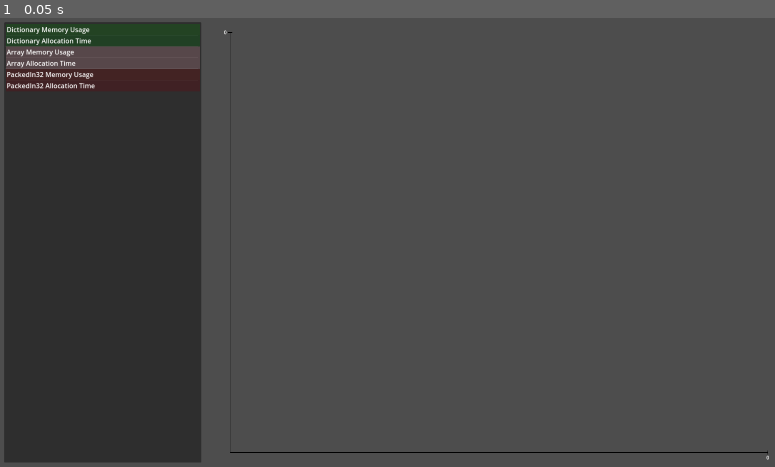
Above: before the commit, frame 1.
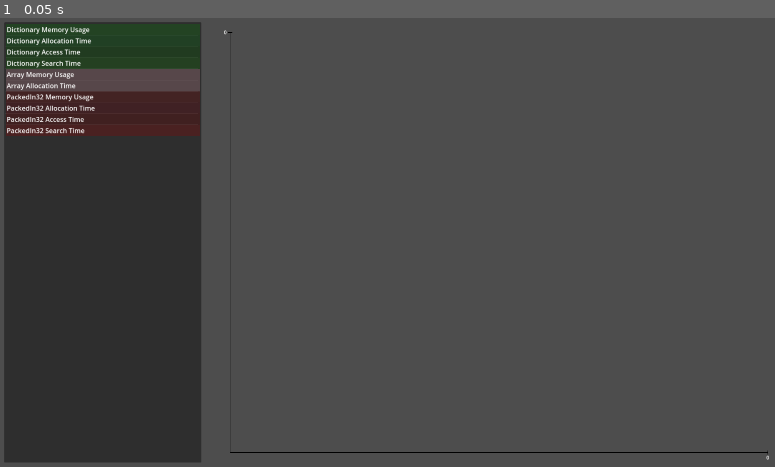
Above: after the commit, the same moment.

Repository: Viele/godot_benchmark
Game: Godot game, scene res://startup.tscn
Two runs of this game, one before a commit and one after it. Both use one fixed random seed, a clock stepped at 60 frames per second and the inputs below.
Inputs:
- Up to frame 1 (0.05 s): no input

The runs differ from the first frame. In frame 1, 3.5% of the frame differs, in the area x 0-26%, y 6-27%.

Commit message:
more benchmarks

Diff:
--- a/benchmarks/dictionary_benchmark.gd
+++ b/benchmarks/dictionary_benchmark.gd
@@ -4,35 +4,58 @@
 const _BASE_COLOR = Color(0.2, 0.8, 0.2)
 
 static func run() -> Array[BenchmarkResult]:
-    var results: Array[BenchmarkResult] = []
+	var results: Array[BenchmarkResult] = []
 
-    var memory_result := BenchmarkResult.new()
-    memory_result.name = "Dictionary Memory Usage"
-    results.append(memory_result)
-    memory_result.y_unit = BenchmarkResult.UnitType.MEMORY
-    memory_result.color = _BASE_COLOR * 0.9
+	var memory_result := BenchmarkResult.new()
+	memory_result.name = "Dictionary Memory Usage"
+	results.append(memory_result)
+	memory_result.y_unit = BenchmarkResult.UnitType.MEMORY
+	memory_result.color = _BASE_COLOR * 0.9
 
-    var time_result := BenchmarkResult.new()
-    time_result.name = "Dictionary Allocation Time"
-    results.append(time_result)
-    memory_result.y_unit = BenchmarkResult.UnitType.TIME
-    time_result.color = _BASE_COLOR * Color(0.8, 0.8, 1)
+	var time_result := BenchmarkResult.new()
+	time_result.name = "Dictionary Allocation Time"
+	results.append(time_result)
+	memory_result.y_unit = BenchmarkResult.UnitType.TIME
+	time_result.color = _BASE_COLOR * Color(0.8, 0.8, 1)
 
-    var size = 1
-    while size < BenchmarkConstants.MAX_ITERABLE_LENGTH:
-        var memory_start := int(Performance.get_monitor(Performance.MEMORY_STATIC))
-        var time_start := Time.get_ticks_usec()
+	var access_time_result := BenchmarkResult.new()
+	access_time_result.name = "Dictionary Access Time"
+	results.append(access_time_result)
+	memory_result.y_unit = BenchmarkResult.UnitType.TIME
+	access_time_result.color = _BASE_COLOR * Color(0.8, 0.7, 0.7)
 
-        var test_dict := Dictionary()
-        for i in range(size):
-            test_dict[i] = i
+	var search_time_result := BenchmarkResult.new()
+	search_time_result.name = "Dictionary Search Time"
+	results.append(search_time_result)
+	memory_result.y_unit = BenchmarkResult.UnitType.TIME
+	search_time_result.color = _BASE_COLOR * Color(1, 0.8, 0.8)
 
-        var time_after := Time.get_ticks_usec()
-        time_result.data.append(Vector2(size, time_after - time_start))
+	var size = 1
+	while size < BenchmarkConstants.MAX_ITERABLE_LENGTH:
+		var memory_start := int(Performance.get_monitor(Performance.MEMORY_STATIC))
+		var time_start := Time.get_ticks_usec()
 
-        var memory_bytes := int(Performance.get_monitor(Performance.MEMORY_STATIC)) - memory_start
-        memory_result.data.append(Vector2(size, memory_bytes))
+		var test_dict := Dictionary()
+		for i in range(size):
+			test_dict[i] = i
 
-        size *= 2
+		var time_after := Time.get_ticks_usec()
+		time_result.data.append(Vector2(size, time_after - time_start))
 
-    return results
+		var memory_bytes := int(Performance.get_monitor(Performance.MEMORY_STATIC)) - memory_start
+		memory_result.data.append(Vector2(size, memory_bytes))
+
+		var access_time_start := Time.get_ticks_usec()
+		for i in range(BenchmarkConstants.ACCESS_TIME_TEST_COUNT):
+			var _value = test_dict[size-1]
+		time_after = Time.get_ticks_usec()
+		access_time_result.data.append(Vector2(size, time_after - access_time_start))
+
+		var search_time_start := Time.get_ticks_usec()
+		test_dict.get(size-1)
+		time_after = Time.get_ticks_usec()
+		search_time_result.data.append(Vector2(size, time_after - search_time_start))
+
+		size *= 2
+
+	return results
--- a/benchmarks/packed32_benchmark.gd
+++ b/benchmarks/packed32_benchmark.gd
@@ -12,27 +12,50 @@
     memory_result.y_unit = BenchmarkResult.UnitType.MEMORY
     memory_result.color = _BASE_COLOR * 0.9
 
-    var time_result := BenchmarkResult.new()
-    time_result.name = "PackedIn32 Allocation Time"
-    results.append(time_result)
+    var create_time_result := BenchmarkResult.new()
+    create_time_result.name = "PackedIn32 Allocation Time"
+    results.append(create_time_result)
     memory_result.y_unit = BenchmarkResult.UnitType.TIME
-    time_result.color = _BASE_COLOR * Color(0.8, 0.8, 1)
+    create_time_result.color = _BASE_COLOR * Color(0.8, 0.8, 1)
+
+    var access_time_result := BenchmarkResult.new()
+    access_time_result.name = "PackedIn32 Access Time"
+    results.append(access_time_result)
+    memory_result.y_unit = BenchmarkResult.UnitType.TIME
+    access_time_result.color = _BASE_COLOR * Color(0.8, 0.7, 0.7)
+
+    var search_time_result := BenchmarkResult.new()
+    search_time_result.name = "PackedIn32 Search Time"
+    results.append(search_time_result)
+    memory_result.y_unit = BenchmarkResult.UnitType.TIME
+    search_time_result.color = _BASE_COLOR * Color(1, 0.8, 0.8)
 
     var size = 1
     while size < BenchmarkConstants.MAX_ITERABLE_LENGTH:
         var memory_start := int(Performance.get_monitor(Performance.MEMORY_STATIC))
-        var time_start := Time.get_ticks_usec()
+        var create_time_start := Time.get_ticks_usec()
 
         var test_array := PackedInt32Array()
         for i in range(size):
             test_array.append(i)
 
         var time_after := Time.get_ticks_usec()
-        time_result.data.append(Vector2(size, time_after - time_start))
+        create_time_result.data.append(Vector2(size, time_after - create_time_start))
 
         var memory_bytes := int(Performance.get_monitor(Performance.MEMORY_STATIC)) - memory_start
         memory_result.data.append(Vector2(size, memory_bytes))
 
+        var access_time_start := Time.get_ticks_usec()
+        for i in range(BenchmarkConstants.ACCESS_TIME_TEST_COUNT):
+            var _value = test_array[size-1]
+        time_after = Time.get_ticks_usec()
+        access_time_result.data.append(Vector2(size, time_after - access_time_start))
+
+        var search_time_start := Time.get_ticks_usec()
+        test_array.find(size-1)
+        time_after = Time.get_ticks_usec()
+        search_time_result.data.append(Vector2(size, time_after - search_time_start))
+
         size *= 2
 
     return results
--- a/constants.gd
+++ b/constants.gd
@@ -7,3 +7,5 @@
 
 ## To which size to test Dictionaries and Arrays.
 const MAX_ITERABLE_LENGTH := 1 << 15
+
+const ACCESS_TIME_TEST_COUNT := 1000
--- a/gui/result_graph.gd
+++ b/gui/result_graph.gd
@@ -10,8 +10,8 @@
 var _font = ThemeDB.fallback_font
 
 var _results: Array[BenchmarkResult]
-var _x_mode: ScaleMode = ScaleMode.LOG
-var _y_mode: ScaleMode = ScaleMode.LOG
+var _x_mode: ScaleMode = ScaleMode.LINEAR
+var _y_mode: ScaleMode = ScaleMode.LINEAR
 
 
 func _scale_point(p: Vector2) -> Vector2:
